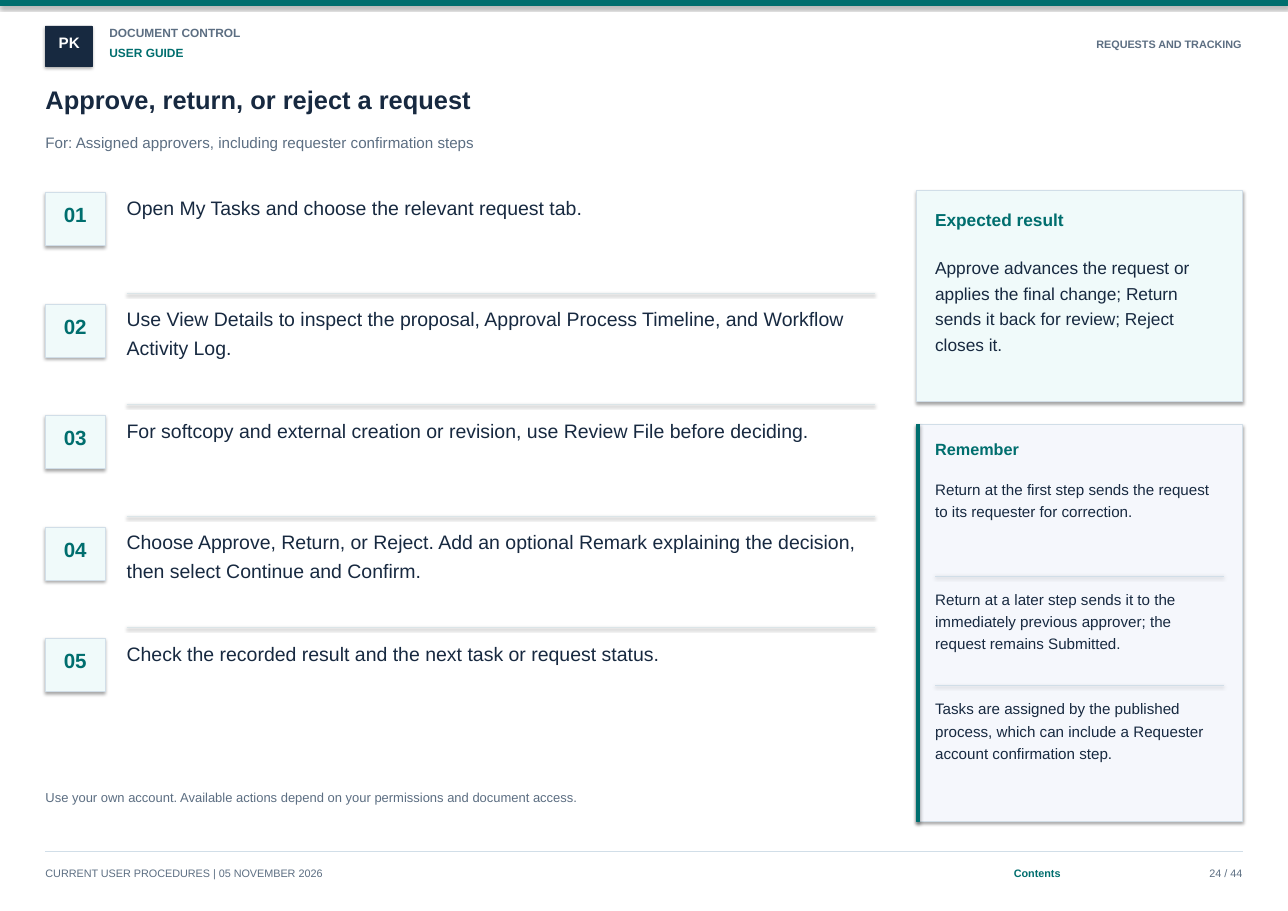
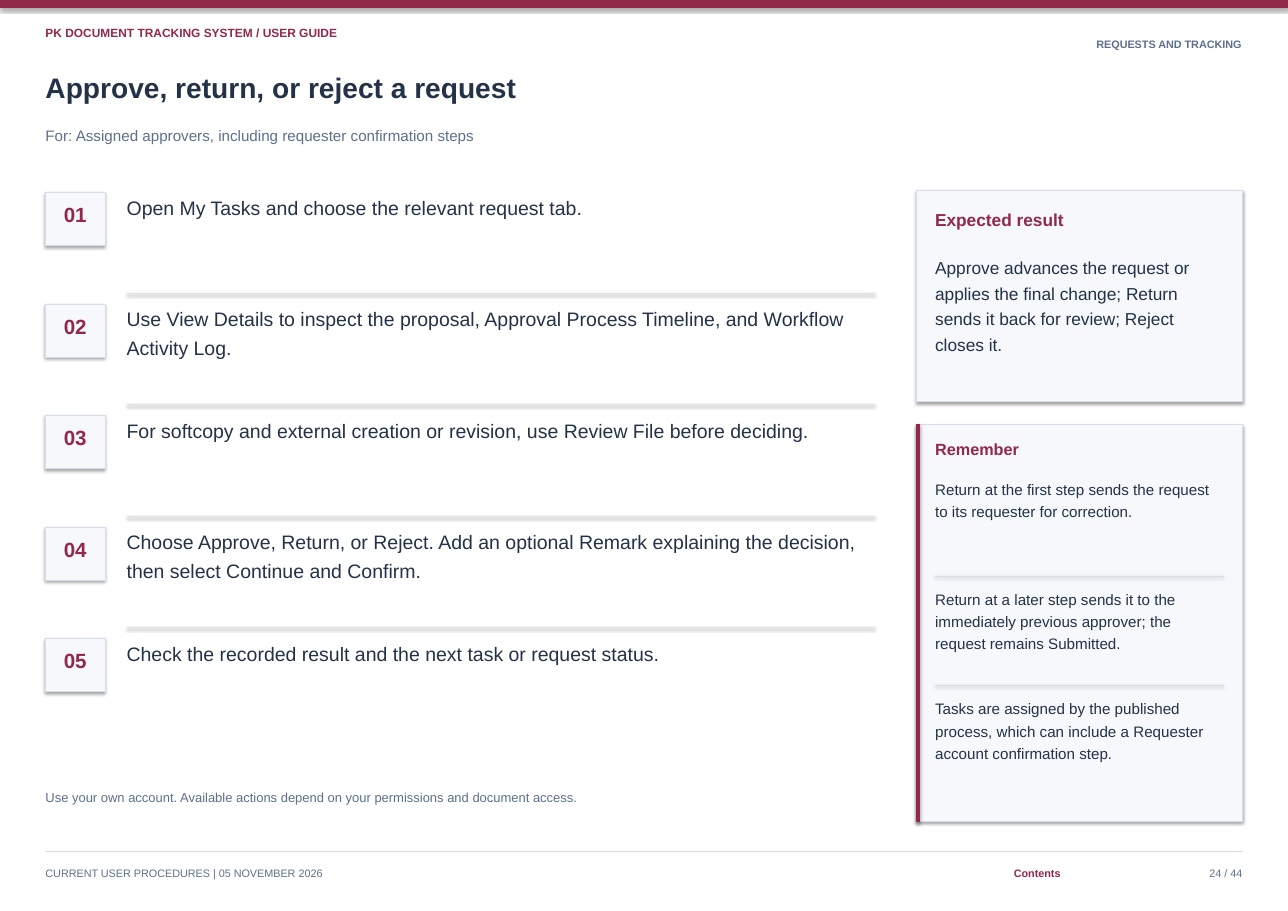
Before and after one commit to curib123/pk_document_tracking_system, a slide deck: slide 24 of docs/system-documentation/PK_DTS_User_Guide.pptx. Drawn at 1288x911 pixels with LibreOffice and Linux fonts; fonts in the diff are those of the drawing. Boxes give left, top, right and bottom in pixels: in the first picture for what was removed or moved away, otherwise in the second. Text is boxed around its words. In the diff, an @@ line names an element or a change of style, - is before the commit and + after.

Commit message:
docs: restore previous burgundy and navy document styling

```diff
--- a/docs/system-documentation/PK_DTS_User_Guide.pptx
+++ b/docs/system-documentation/PK_DTS_User_Guide.pptx
@@ rectangle at bbox=[0, 0, 1288, 8]: fill #006E6E to #92284A; outline #006E6E 1 pt to #92284A 1 pt @@
@@ text at bbox=[45, 28, 337, 37]: text changed; text colour #006E6E to #92284A @@
-USER GUIDE
+PK DOCUMENT TRACKING SYSTEM / USER GUIDE
@@ rectangle removed at bbox=[45, 26, 92, 65] @@
@@ text removed at bbox=[109, 29, 241, 37] @@
-DOCUMENT CONTROL
@@ text removed at bbox=[59, 37, 80, 48] @@
-PK
@@ text "Approve, return, or reject a ...": place and size @@
-text "Approve, return, or reject a ..." at bbox=[45, 90, 471, 115]
+text "Approve, return, or reject a ..." at bbox=[45, 77, 516, 103]
@@ text "Approve, return, or reject a ..." at bbox=[45, 77, 516, 103]: size 23.5 to 26 pt, text colour #172940 to #233247 @@
@@ text "For: Assigned approvers, including requester ...": place and size @@
-text "For: Assigned approvers, including requester ..." at bbox=[45, 137, 474, 151]
+text "For: Assigned approvers, including requester ..." at bbox=[45, 130, 474, 144]
@@ text "For: Assigned approvers, including requester ..." at bbox=[45, 130, 474, 144]: text colour #5C6E82 to #5C708C @@
@@ fill #F0FAFA to #F6F8FB; outline #D1DEE8 0.65 pt to #D5DEE8 0.65 pt in 6 elements at bbox=[45, 192, 104, 245], bbox=[45, 304, 104, 357], bbox=[45, 415, 104, 468], bbox=[45, 527, 104, 580], bbox=[45, 638, 104, 691], bbox=[916, 190, 1242, 401] @@
@@ rectangle at bbox=[916, 424, 1242, 821]: fill #F5F7FC to #F6F8FB; outline #D1DEE8 0.65 pt to #D5DEE8 0.65 pt @@
@@ rectangle at bbox=[916, 424, 919, 821]: fill #006E6E to #92284A; outline #006E6E 1 pt to #92284A 1 pt @@
@@ text colour #006E6E to #92284A in 8 elements at bbox=[1014, 869, 1061, 877], bbox=[64, 207, 87, 222], bbox=[64, 319, 87, 334], bbox=[64, 430, 87, 446], bbox=[64, 542, 87, 557], bbox=[64, 653, 87, 668], bbox=[935, 213, 1064, 229], bbox=[935, 443, 1019, 455] @@
```
Also in this commit, not shown: 43 other slides changed, 11 other files.
